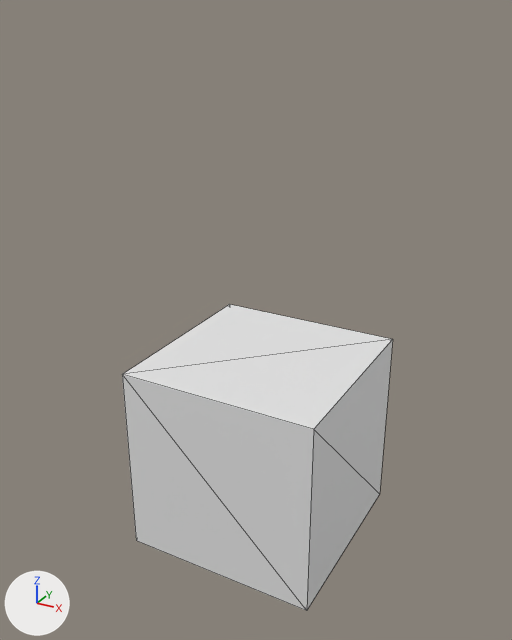
Renders of the glTF model Assets/Blender/scene.glb from each side of a commit.
Before and after are seen from a 50 mm camera at (3.01, -5.64, 4.19) aimed at (-0.05, -0.07, 1.41). Lighting does not change. The marker at lower left points along +X, +Y and +Z. The first picture is the older version. Mesh edges are drawn as thin lines.
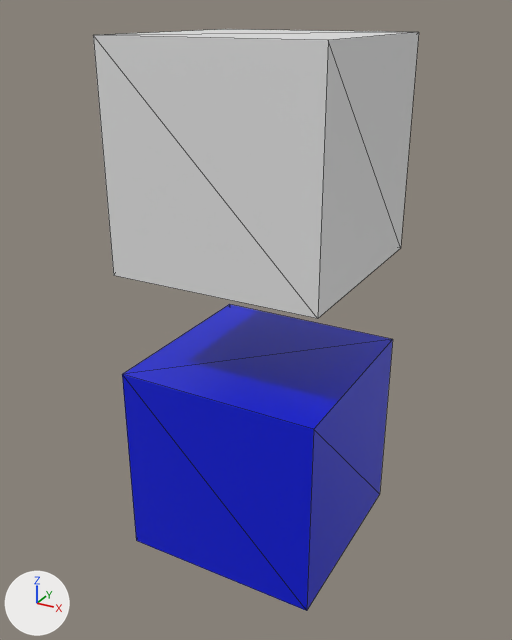
The change, as a list of edits to the scene's bpy script:
```text
Change mat_material:
    mat_material.base_color: (0.8, 0.8, 0.8) -> (0.0, 0.00771, 0.704)  # white #e7e7e7 -> blue #0015da
Add mat_material_001:
    mat_material_001 = principled_material('Material.001')
    mat_material_001.base_color = (0.8, 0.8, 0.8)  # white #e7e7e7
Add me_cube_001:
    me_cube_001.from_pydata(...)  # a box spanning x -1.0..1.0, y -1.0..1.0, z -1.0..1.0
    me_cube_001.materials.append(mat_material_001)  # white #e7e7e7
Add ob_cube_001:
    ob_cube_001 = bpy.data.objects.new('Cube.001', me_cube_001)
    ob_cube_001.location = (0.0, 0.0, 3.0)
```

What differs and where, as boxes (x1, y1, x2, y2) in the pictures (512 x 640 px):
'Cube.001', added: after (93, 29, 419, 318)
'Cube', recoloured (white to blue): (122, 304, 393, 611) in both
